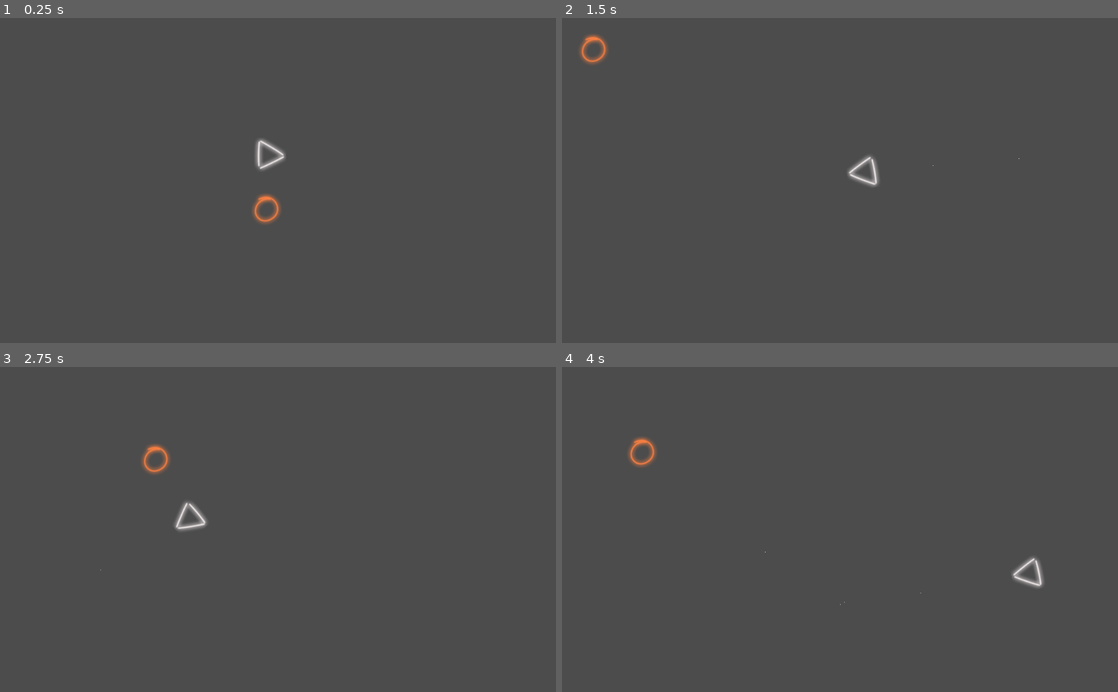
Above: before the commit, frames 1-4 (two rows, left to right).
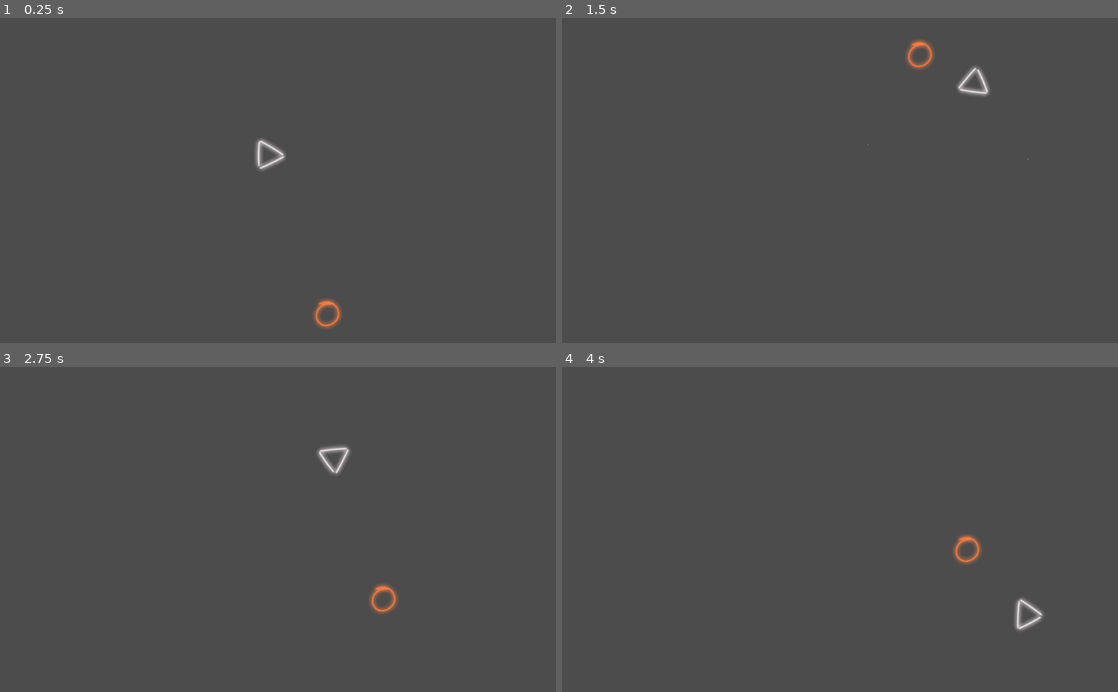
Above: after the commit, the same moments.

Repository: ScrappyMan25/Seven
Game: Godot game, scene res://Scenes/test.tscn
The game is run twice, just before and just after one commit, with the same random seed, the same clock (stepped at 60 frames per second) and the same inputs.
Inputs (mouse positions are in pixels of both pictures, inside the frame that each line leads up to):
- Up to frame 1 (0.25 s): no input
- Up to frame 2 (1.5 s): tap Enter at 0.5 s; move the mouse to (962, 164) at 0.52 s; hold Right (point_right) 0.53-1.28 s; tap Space (ui_select) at 0.6, 0.77, 1.07, 1.35 s; click (962, 164) at 0.67 s; move the mouse to (728, 196) at 1.27 s; hold S (ui_down) from 1.28 s (still down); click (728, 196) at 1.42 s
- Up to frame 3 (2.75 s): tap Space (ui_select) at 1.52, 1.82, 2.1 s; move the mouse to (333, 458) at 2.02 s; release S (ui_down) at 2.03 s; hold Right (point_right) from 2.03 s (still down); click (333, 458) at 2.17 s
- Up to frame 4 (4 s): move the mouse to (812, 594) at 2.77 s; release Right (point_right) at 2.78 s; hold W (ui_up) 2.78-3.53 s; tap Space (ui_select) at 2.85, 3.02, 3.32, 3.6, 3.77 s; click (812, 594) at 2.92 s; move the mouse to (1006, 578) at 3.52 s; hold Left (point_left) from 3.53 s (still down); click (1006, 578) at 3.67 s

The runs differ from the first frame. In frame 1, 0.5% of the frame differs, in the area x 45-62%, y 54-96%; in frame 2, 1.1%; in frame 3, 1.1%; in frame 4, 1.1%, in the area x 11-87%, y 21-82%.

Commit message:
Updates
Player Movement Dash Backward

Projectil Movement

Diff:
--- a/Seven/Scenes/Player.tscn
+++ b/Seven/Scenes/Player.tscn
@@ -23,13 +23,13 @@
 gravity = Vector2( 0, 0 )
 initial_velocity = 19.0
 angular_velocity = -180.0
-scale_amount_curve = SubResource( 2 )
+scale_amount_curve = SubResource( 1 )
 
 [node name="CollisionPolygon2D" type="CollisionPolygon2D" parent="."]
 rotation = 1.5708
 polygon = PoolVector2Array( 20.3206, 16.3036, 0.971176, -23.8111, -23.0976, 15.8317 )
 
-[node name="Sprite" type="Sprite" parent="."]
+[node name="PlayerSprite" type="Sprite" parent="."]
 rotation = 1.5708
 texture = ExtResource( 1 )
 [connection signal="timeout" from="DashTimer" to="." method="_on_DashTimer_timeout"]
--- a/Seven/Scripts/Player.gd
+++ b/Seven/Scripts/Player.gd
@@ -17,7 +17,7 @@
 #for Dash
 var can_dash : bool = true
 var is_dashing : bool = false
-var dash_speed = 1000
+var dash_speed = 2000
 var dash_length = 0.2
 var dash_direction : Vector2
 
@@ -61,15 +61,19 @@
 		MOBILE:
 			pass
 	#Dash Code
-	if Input.is_action_just_pressed("ui_select") and can_dash:
+	if Input.is_action_just_pressed("ui_select") and !is_dashing:#can_dash:
 		is_dashing = true
-		can_dash = false
+#		can_dash = false
 		$DashTimer.start(dash_length)
 #		dash_direction = velocity.clamped(1) * dash_speed
-		dash_direction = Vector2.RIGHT.rotated(rotation) * dash_speed
+		if Input.is_action_pressed("ui_down"):
+			dash_direction = Vector2.RIGHT.rotated(rotation + 135) * dash_speed
+		else:
+			dash_direction = Vector2.RIGHT.rotated(rotation) * dash_speed
+
 		$DashParticles.emitting = true
 	else:
-		can_dash = true
+#		can_dash = true
 		$DashParticles.emitting = false
 		pass
 	pass
--- a/Seven/Scripts/PlayerProjectile.gd
+++ b/Seven/Scripts/PlayerProjectile.gd
@@ -7,25 +7,19 @@
 
 # Called when the node enters the scene tree for the first time.
 func _ready() -> void:
-	#set velocity to something
 	velocity = 490
-	#set direction to something
-	direction = get_global_mouse_position() - position
+	direction = Vector2(rand_range(-1,1), rand_range(-1,1)).normalized()
 	pass # Replace with function body.
 
 func _physics_process(delta: float) -> void:
-	#move with velocity in direction
-	move_and_slide(direction.normalized() * velocity)
-	#onCollision ->
-	if is_on_wall():
-		var collision = move_and_collide(direction * delta)
-		#print bounce number
-		print(number_of_bounces)
-		#reverse direction
-		direction = direction.bounce(collision.normal)
-		move_and_slide(direction.normalized() * velocity)
-		#reduce bounces
-		number_of_bounces -= 1
-		#reduce velocity
-		velocity = velocity - 70
+	var collision : KinematicCollision2D = move_and_collide(direction * velocity * delta)
+	if collision:
+		bounce(collision)
 	pass
+
+func bounce(collision : KinematicCollision2D):
+	direction = direction.bounce(collision.normal)
+	print(number_of_bounces)
+	number_of_bounces -= 1
+	velocity = velocity - 70
+	pass
Not shown: 1 places in Seven/Scenes/Player.tscn that only renumber resources
